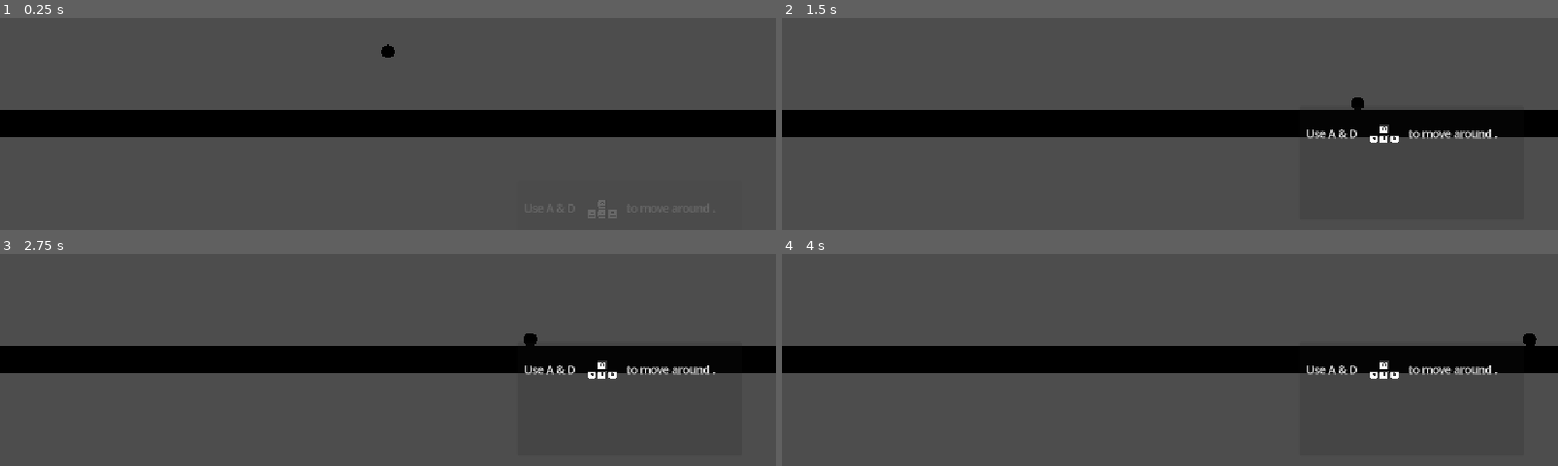
Above: before the commit, frames 1-4 (two rows, left to right).
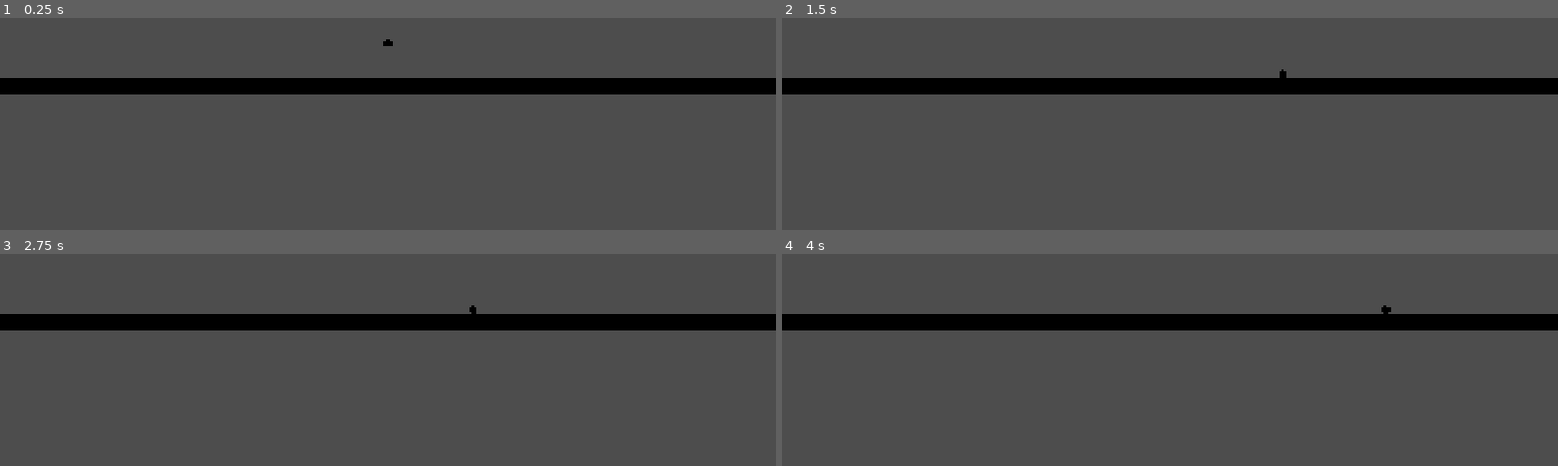
Above: after the commit, the same moments.

Repository: unjerry/GGJ2026Test
Game: Godot game, scene res://main/main.tscn
The game is run twice, just before and just after one commit, with the same random seed, the same clock (stepped at 60 frames per second) and the same inputs. The project has no main scene, so this scene is started directly.
Inputs (mouse positions are in pixels of both pictures, inside the frame that each line leads up to):
- Up to frame 1 (0.25 s): no input
- Up to frame 2 (1.5 s): tap Enter at 0.5 s; move the mouse to (outside the picture) at 0.52 s; hold D (move_right) from 0.53 s (still down); tap Shift (dash) at 0.6, 1.35 s; tap Space (jump) at 0.77, 1.25 s; move the mouse to (1014, 51) at 1.27 s
- Up to frame 3 (2.75 s): tap Space (jump) at 1.52 s; tap Enter at 2 s; move the mouse to (outside the picture) at 2.02 s; release D (move_right) at 2.03 s; hold A (move_left) from 2.03 s (still down); tap Shift (dash) at 2.1 s
- Up to frame 4 (4 s): move the mouse to (1131, 353) at 2.77 s; release A (move_left) at 2.78 s; hold D (move_right) from 2.78 s (still down); tap Shift (dash) at 2.85, 3.6 s; tap Space (jump) at 3.02, 3.5, 3.77 s; move the mouse to (1402, 330) at 3.52 s

The runs differ from the first frame. In frame 1, 21% of the frame differs, in the area x 0-100%, y 10-94%; in frame 2, 21%; in frame 3, 21%; in frame 4, 21%.

Commit message:
ALL staged

Diff:
--- a/maingame/project.godot
+++ b/maingame/project.godot
@@ -16,6 +16,8 @@
 
 [display]
 
+window/size/viewport_width=1920
+window/size/viewport_height=1080
 window/stretch/mode="canvas_items"
 
 [gui]
--- /dev/null
+++ b/maingame/tutorialUI/Hints/hint_ad.tscn
@@ -0,0 +1,28 @@
+[gd_scene load_steps=2 format=3 uid="uid://q7dq315mg1jr"]
+
+[ext_resource type="Texture2D" uid="uid://cn1oavouy7nvi" path="res://tutorialUI/wasd.png" id="1_dsluf"]
+
+[node name="Hint_AD" type="HFlowContainer"]
+size_flags_vertical = 3
+
+[node name="Label_use" type="Label" parent="."]
+layout_mode = 2
+text = "ui.use"
+
+[node name="Label_AD" type="Label" parent="."]
+layout_mode = 2
+text = "A & D "
+
+[node name="Image_wasd" type="TextureRect" parent="."]
+custom_minimum_size = Vector2(64, 64)
+layout_mode = 2
+texture = ExtResource("1_dsluf")
+expand_mode = 1
+
+[node name="Label_movehint" type="Label" parent="."]
+layout_mode = 2
+text = "ui.move_hint"
+
+[node name="Label_period" type="Label" parent="."]
+layout_mode = 2
+text = "ui.period"
--- /dev/null
+++ b/maingame/tutorialUI/Hints/hint_space.tscn
@@ -0,0 +1,28 @@
+[gd_scene load_steps=2 format=3 uid="uid://b4bx61blpwt40"]
+
+[ext_resource type="Texture2D" uid="uid://cn1oavouy7nvi" path="res://tutorialUI/wasd.png" id="1_tjxyv"]
+
+[node name="Hint_AD" type="HFlowContainer"]
+size_flags_vertical = 3
+
+[node name="Label_use" type="Label" parent="."]
+layout_mode = 2
+text = "ui.use"
+
+[node name="Label_AD" type="Label" parent="."]
+layout_mode = 2
+text = "space"
+
+[node name="Image_wasd" type="TextureRect" parent="."]
+custom_minimum_size = Vector2(64, 64)
+layout_mode = 2
+texture = ExtResource("1_tjxyv")
+expand_mode = 1
+
+[node name="Label_movehint" type="Label" parent="."]
+layout_mode = 2
+text = "ui.space_hint"
+
+[node name="Label_period" type="Label" parent="."]
+layout_mode = 2
+text = "ui.period"
--- a/maingame/tutorialUI/popup.gd
+++ b/maingame/tutorialUI/popup.gd
@@ -8,8 +8,6 @@
 
 var _moved_left := false
 var _moved_right := false
-
-@onready var _animation_tree: AnimationTree = $statemachine
 
 
 func _ready() -> void:
@@ -39,7 +37,6 @@
 	_moved_left = false
 	_moved_right = false
 	show()
-
 
 
 func _complete_tutorial() -> void:
--- a/maingame/tutorialUI/popup.tscn
+++ b/maingame/tutorialUI/popup.tscn
@@ -1,9 +1,9 @@
 [gd_scene load_steps=10 format=3 uid="uid://bc88h4q2xmvod"]
 
 [ext_resource type="Theme" uid="uid://2dfilxv0lnph" path="res://tutorialUI/UI.tres" id="1_ceelg"]
-[ext_resource type="Texture2D" uid="uid://cn1oavouy7nvi" path="res://tutorialUI/wasd.png" id="2_ceelg"]
 [ext_resource type="Script" uid="uid://c7r12jyaapwxb" path="res://tutorialUI/popup.gd" id="3_7e1cw"]
 [ext_resource type="AnimationNodeStateMachine" uid="uid://co5tg43hhmgml" path="res://tutorialUI/popup_AD.tres" id="3_n2n3w"]
+[ext_resource type="PackedScene" uid="uid://q7dq315mg1jr" path="res://tutorialUI/Hints/hint_ad.tscn" id="4_n2n3w"]
 
 [sub_resource type="Animation" id="Animation_ceelg"]
 resource_name = "AD"
@@ -141,6 +141,7 @@
 
 [node name="statemachine" type="AnimationTree" parent="."]
 tree_root = ExtResource("3_n2n3w")
+advance_expression_base_node = NodePath("..")
 anim_player = NodePath("../AnimationPlayer")
 
 [node name="panel_Hint_AD" type="PanelContainer" parent="."]
@@ -149,37 +150,14 @@
 anchors_preset = 15
 anchor_right = 1.0
 anchor_bottom = 1.0
-offset_top = 200.0
+offset_top = 220.0
 offset_right = 0.00036621094
-offset_bottom = 199.99673
+offset_bottom = 219.9967
 grow_horizontal = 2
 grow_vertical = 2
 
 [node name="MarginContainer" type="MarginContainer" parent="panel_Hint_AD"]
 layout_mode = 2
 
-[node name="Hint_AD" type="HFlowContainer" parent="panel_Hint_AD/MarginContainer"]
+[node name="Hint_AD" parent="panel_Hint_AD/MarginContainer" instance=ExtResource("4_n2n3w")]
 layout_mode = 2
-size_flags_vertical = 3
-
-[node name="Label_use" type="Label" parent="panel_Hint_AD/MarginContainer/Hint_AD"]
-layout_mode = 2
-text = "ui.use"
-
-[node name="Label_AD" type="Label" parent="panel_Hint_AD/MarginContainer/Hint_AD"]
-layout_mode = 2
-text = "A & D "
-
-[node name="Image_wasd" type="TextureRect" parent="panel_Hint_AD/MarginContainer/Hint_AD"]
-custom_minimum_size = Vector2(64, 64)
-layout_mode = 2
-texture = ExtResource("2_ceelg")
-expand_mode = 1
-
-[node name="Label_movehint" type="Label" parent="panel_Hint_AD/MarginContainer/Hint_AD"]
-layout_mode = 2
-text = "ui.move_hint"
-
-[node name="Label_period" type="Label" parent="panel_Hint_AD/MarginContainer/Hint_AD"]
-layout_mode = 2
-text = "ui.period"
--- a/maingame/tutorialUI/popup_AD.tres
+++ b/maingame/tutorialUI/popup_AD.tres
@@ -9,13 +9,7 @@
 [sub_resource type="AnimationNodeStateMachineTransition" id="AnimationNodeStateMachineTransition_wksi3"]
 switch_mode = 2
 advance_mode = 2
-advance_expression = "state==\"hidee\""
-
-[sub_resource type="AnimationNodeStateMachineTransition" id="AnimationNodeStateMachineTransition_l8amq"]
-switch_mode = 2
-
-[sub_resource type="AnimationNodeStateMachineTransition" id="AnimationNodeStateMachineTransition_ut8xv"]
-advance_mode = 2
+advance_expression = "state==\"hide\""
 
 [resource]
 states/AD/node = SubResource("AnimationNodeAnimation_ut8xv")
@@ -24,5 +18,5 @@
 states/Hide/node = SubResource("AnimationNodeAnimation_n2n3w")
 states/Hide/position = Vector2(643, 49.291832)
 states/Start/position = Vector2(171, 47.814026)
-transitions = ["AD", "Hide", SubResource("AnimationNodeStateMachineTransition_wksi3"), "Hide", "End", SubResource("AnimationNodeStateMachineTransition_l8amq"), "Start", "AD", SubResource("AnimationNodeStateMachineTransition_ut8xv")]
-graph_offset = Vector2(111, -96)
+transitions = ["AD", "Hide", SubResource("AnimationNodeStateMachineTransition_wksi3")]
+graph_offset = Vector2(73, -109)
Not shown: 1 places in maingame/tutorialUI/popup_AD.tres that only renumber resources
Not shown, changed: maingame/tutorialUI/AGENTS.override.md
